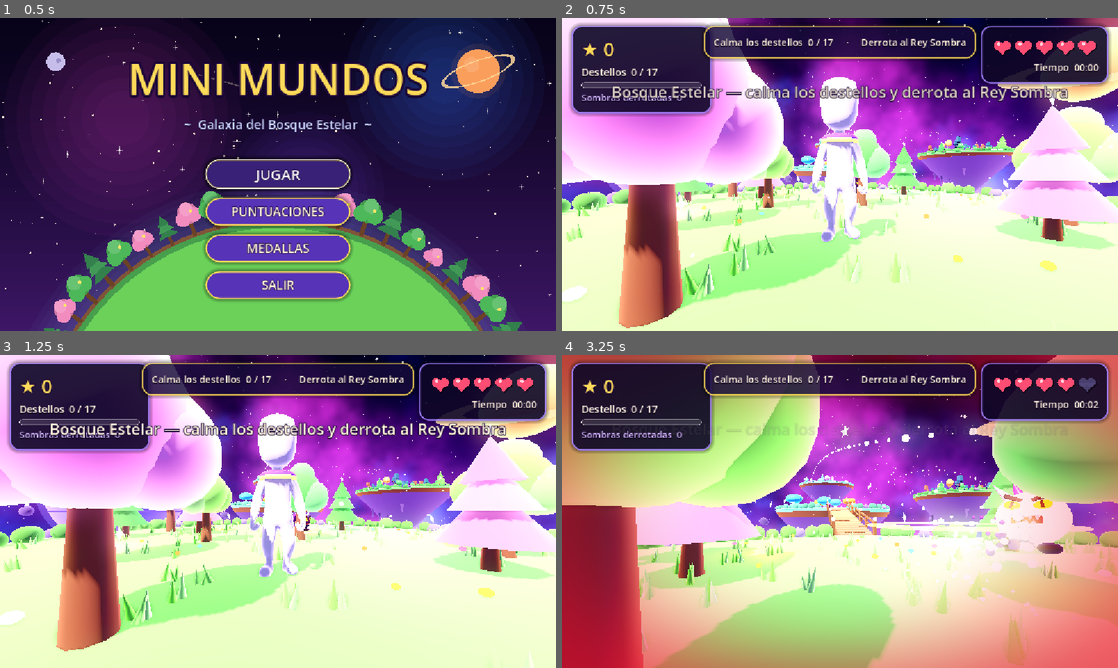
Above: before the commit, frames 1-4 (two rows, left to right).
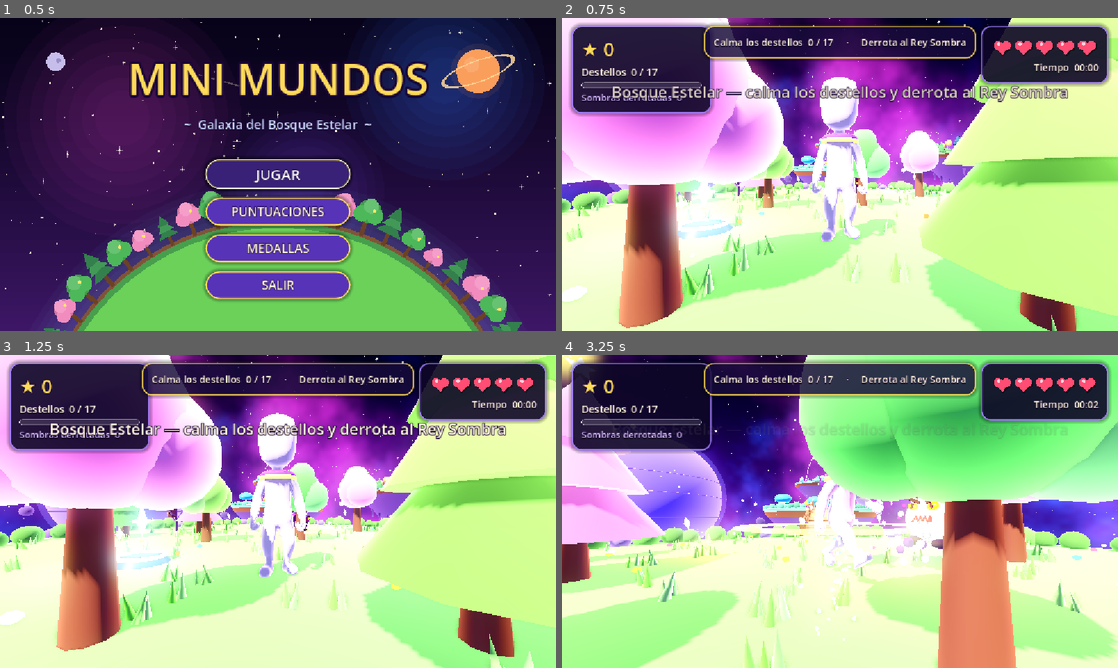
Above: after the commit, the same moments.

Repository: YudyAL/MiniMundosOficial
Game: Godot game, scene res://Escenas/MenuInicio.tscn
Same seed, same stepped clock (60 frames per second), same inputs: the game is played once before the commit and once after it.
Inputs (mouse positions are in pixels of both pictures, inside the frame that each line leads up to):
- Up to frame 1 (0.5 s): no input
- Up to frame 2 (0.75 s): click "JUGAR" at 0.5 s
- Up to frame 3 (1.25 s): no input
- Up to frame 4 (3.25 s): tap Enter at 1.25 s; move the mouse to (867, 511) at 1.27 s; hold W (move_forward) from 1.28 s (still down); tap Space (attack) at 1.35, 2.1, 3.05 s; move the mouse to (812, 511) at 2.02 s; move the mouse to (851, 505) at 2.77 s; hold Shift (run) from 2.78 s (still down)

Frame 1 is identical in both runs. In frame 2, 28% of the frame differs, in the area x 2-100%, y 0-100%; in frame 3, 28%; in frame 4, 82%, in the area x 0-100%, y 0-100%.

Commit message:
agrega Cristales Congelantes, mareo al girar y Sombras menos agresivas

Diff:
--- /dev/null
+++ b/game-start/Scripts/cristal_congelante.gd
@@ -0,0 +1,94 @@
+extends Area3D
+# Cristal Congelante: al tocarlo, congela a todas las Sombras cercanas
+# durante unos segundos. Después de un rato vuelve a aparecer.
+
+const Formas = preload("res://Scripts/formas.gd")
+const HIELO := Color(0.5, 0.88, 1.0)
+
+var radio_efecto := 20.0
+var duracion := 6.0
+var recarga := 20.0
+
+var disponible := true
+var visual: Node3D
+var t := 0.0
+
+
+func _ready() -> void:
+	var cs := CollisionShape3D.new()
+	var esfera := SphereShape3D.new()
+	esfera.radius = 1.1
+	cs.shape = esfera
+	cs.position.y = 1.0
+	add_child(cs)
+
+	# Base pequeña
+	add_child(Formas.cilindro(0.6, 0.75, 0.18, Formas.mat(Color(0.3, 0.4, 0.65), 0.0, 0.6, 0.35), Vector3(0, 0.09, 0), 24))
+	add_child(Formas.toroide(0.55, 0.68, Formas.mat(HIELO, 2.5, 0.0), Vector3(0, 0.2, 0), 32))
+
+	# Cristal tipo copo: tres cristales cruzados
+	visual = Node3D.new()
+	visual.position.y = 1.1
+	add_child(visual)
+	var mat := Formas.mat(HIELO, 2.2, 0.6, 0.15)
+	mat.cull_mode = BaseMaterial3D.CULL_DISABLED
+	visual.add_child(Formas.malla(Formas.cristal_mesh(0.18, 0.5), mat))
+	for k in 2:
+		var cr := Formas.malla(Formas.cristal_mesh(0.12, 0.38), mat)
+		cr.rotation.z = PI * 0.5
+		cr.rotation.y = k * PI * 0.5
+		visual.add_child(cr)
+	var luz := OmniLight3D.new()
+	luz.light_color = HIELO
+	luz.light_energy = 1.4
+	luz.omni_range = 4.0
+	visual.add_child(luz)
+	visual.add_child(Formas.particulas(Color(0.85, 0.95, 1.0), 12, 1.4, 0.5, 0.03, Vector3(0, -0.3, 0), 0.25, 4.0))
+
+	body_entered.connect(_al_entrar)
+
+
+func _process(delta: float) -> void:
+	t += delta
+	visual.rotate_y(delta * 1.8)
+	visual.position.y = 1.1 + sin(t * 2.2) * 0.12
+
+
+func _al_entrar(body: Node3D) -> void:
+	if not disponible or not body.is_in_group("player"):
+		return
+	disponible = false
+	var congeladas := 0
+	for e in get_tree().get_nodes_in_group("enemy"):
+		var sombra := e as Node3D
+		if sombra and sombra.has_method("congelar") and sombra.global_position.distance_to(global_position) <= radio_efecto:
+			sombra.congelar(duracion)
+			congeladas += 1
+	if congeladas > 0:
+		Game.mostrar_mensaje("¡%d Sombra%s congelada%s por %d segundos!" % [congeladas, "s" if congeladas > 1 else "", "s" if congeladas > 1 else "", int(duracion)])
+	else:
+		Game.mostrar_mensaje("Cristal Congelante: no hay Sombras cerca")
+	_onda_de_hielo()
+	Formas.estallido(get_parent(), visual.global_position, HIELO, 40)
+	visual.visible = false
+	get_tree().create_timer(recarga).timeout.connect(_reaparecer)
+
+
+func _reaparecer() -> void:
+	visual.visible = true
+	visual.scale = Vector3.ONE * 0.1
+	create_tween().tween_property(visual, "scale", Vector3.ONE, 0.5).set_trans(Tween.TRANS_BACK).set_ease(Tween.EASE_OUT)
+	disponible = true
+
+
+func _onda_de_hielo() -> void:
+	var mat := Formas.mat_transparente(Color(HIELO.r, HIELO.g, HIELO.b, 0.7), true)
+	var onda := Formas.toroide(0.9, 1.0, mat, Vector3(0, 0.4, 0), 64)
+	onda.cast_shadow = GeometryInstance3D.SHADOW_CASTING_SETTING_OFF
+	onda.scale = Vector3(0.5, 0.4, 0.5)
+	add_child(onda)
+	var tw := onda.create_tween()
+	tw.set_parallel(true)
+	tw.tween_property(onda, "scale", Vector3(radio_efecto, 0.4, radio_efecto), 0.7).set_trans(Tween.TRANS_CUBIC).set_ease(Tween.EASE_OUT)
+	tw.tween_property(mat, "albedo_color:a", 0.0, 0.7)
+	tw.chain().tween_callback(onda.queue_free)
--- a/game-start/Scripts/enemy.gd
+++ b/game-start/Scripts/enemy.gd
@@ -6,13 +6,15 @@
 
 const Formas = preload("res://Scripts/formas.gd")
 
-enum Estado { PATRULLA, ALERTA, PERSIGUE, CARGA, EMBESTIDA, ATURDIDO, MUERTO }
-
-@export var speed := 3.5
-@export var detect_range := 10.0
+enum Estado { PATRULLA, ALERTA, PERSIGUE, CARGA, EMBESTIDA, ATURDIDO, CONGELADO, MUERTO }
+
+@export var speed := 3.0
+@export var detect_range := 8.0
 @export var attack_range := 1.6
 @export var damage := 1
-@export var attack_cooldown := 1.0
+@export var attack_cooldown := 1.6
+@export var tiempo_carga := 0.75     # aviso antes de embestir (más alto = más fácil esquivar)
+@export var tiempo_aturdido := 1.8   # cuánto queda mareada tras un giro de Lumi
 @export var max_health := 3
 @export var es_jefe := false
 @export var radio_patrulla := 4.0
@@ -39,6 +41,9 @@
 var mat_ojos: StandardMaterial3D
 var puntos_vida: Node3D
 var alerta: Label3D
+var mareo: Node3D             # estrellitas girando sobre la cabeza
+var hielo: MeshInstance3D     # caparazón de hielo cuando está congelada
+var t_congelado := 0.0
 
 
 func _ready() -> void:
@@ -188,6 +193,27 @@
 	alerta.position.y = 2.2 * escala
 	alerta.visible = false
 	add_child(alerta)
+
+	# Estrellitas de mareo
+	mareo = Node3D.new()
+	mareo.position.y = 1.75 * escala
+	mareo.visible = false
+	add_child(mareo)
+	var mat_mareo := Formas.mat(Color(1.0, 0.9, 0.35), 3.0, 0.0)
+	mat_mareo.cull_mode = BaseMaterial3D.CULL_DISABLED
+	for i in 3:
+		var a := TAU * i / 3.0
+		var e := Formas.malla(Formas.estrella_mesh(5, 0.12, 0.05, 0.03), mat_mareo, Vector3(sin(a), 0, cos(a)) * 0.4 * escala)
+		e.scale = Vector3.ONE * escala
+		mareo.add_child(e)
+
+	# Caparazón de hielo
+	hielo = Formas.esfera(0.85, Formas.mat_transparente(Color(0.55, 0.85, 1.0, 0.45)), Vector3(0, 0.8, 0), 20)
+	hielo.scale = Vector3.ONE * escala
+	hielo.position.y *= escala
+	hielo.cast_shadow = GeometryInstance3D.SHADOW_CASTING_SETTING_OFF
+	hielo.visible = false
+	add_child(hielo)
 
 
 func _construir_vida() -> void:
@@ -255,7 +281,7 @@
 		Estado.CARGA:
 			# Se echa hacia atrás y brilla: aviso de que va a embestir
 			_mirar(to_player, delta, 12.0)
-			if t_estado > (0.6 if es_jefe else 0.45):
+			if t_estado > (tiempo_carga + 0.15 if es_jefe else tiempo_carga):
 				dir_embestida = to_player.normalized() if dist > 0.05 else global_transform.basis.z
 				_cambiar(Estado.EMBESTIDA)
 		Estado.EMBESTIDA:
@@ -266,8 +292,11 @@
 				enfriamiento = maxf(enfriamiento, attack_cooldown)
 				_cambiar(Estado.PERSIGUE)
 		Estado.ATURDIDO:
-			if t_estado > 0.7:
+			if t_estado > (tiempo_aturdido * 0.6 if es_jefe else tiempo_aturdido):
 				_cambiar(Estado.PERSIGUE)
+		Estado.CONGELADO:
+			if t_estado > t_congelado:
+				_descongelar()
 
 	velocity.x = deseada.x + empuje.x
 	velocity.z = deseada.z + empuje.z
@@ -284,6 +313,7 @@
 func _cambiar(nuevo: Estado) -> void:
 	estado = nuevo
 	t_estado = 0.0
+	mareo.visible = nuevo == Estado.ATURDIDO
 	match nuevo:
 		Estado.ALERTA:
 			velocity.y = 4.5   # saltito de sorpresa
@@ -334,14 +364,36 @@
 	_actualizar_vida()
 	if health <= 0:
 		_morir()
-	else:
+	elif estado != Estado.CONGELADO:
 		_cambiar(Estado.ATURDIDO)
+
+
+# La llama el Cristal Congelante: la Sombra queda quieta y no hace daño.
+func congelar(segundos: float) -> void:
+	if estado == Estado.MUERTO:
+		return
+	t_congelado = segundos
+	_cambiar(Estado.CONGELADO)
+	hielo.visible = true
+	hielo.scale = Vector3.ONE * escala * 0.3
+	var tw := create_tween()
+	tw.tween_property(hielo, "scale", Vector3.ONE * escala, 0.25).set_trans(Tween.TRANS_BACK).set_ease(Tween.EASE_OUT)
+	mat_cuerpo.emission = Color(0.4, 0.75, 1.0)
+	mat_cuerpo.emission_energy_multiplier = 0.8
+
+
+func _descongelar() -> void:
+	hielo.visible = false
+	mat_cuerpo.emission = Color(1, 1, 1)
+	mat_cuerpo.emission_energy_multiplier = 0.0
+	Formas.estallido(get_parent(), global_position + Vector3(0, 0.9 * escala, 0), Color(0.6, 0.9, 1.0), 20)
+	_cambiar(Estado.ATURDIDO)
 
 
 func _golpe_visual() -> void:
 	mat_cuerpo.emission_energy_multiplier = 2.5
 	var tw := create_tween()
-	tw.tween_property(mat_cuerpo, "emission_energy_multiplier", 0.0, 0.3)
+	tw.tween_property(mat_cuerpo, "emission_energy_multiplier", 0.8 if estado == Estado.CONGELADO else 0.0, 0.3)
 	pivote.scale = Vector3(1.35, 0.7, 1.35)
 	Formas.estallido(get_parent(), global_position + Vector3(0, 0.9 * escala, 0), Color(1.0, 0.9, 0.6), 14)
 
@@ -353,6 +405,8 @@
 	if cs:
 		cs.set_deferred("disabled", true)
 	puntos_vida.visible = false
+	mareo.visible = false
+	hielo.visible = false
 	Game.register_enemy(es_jefe)
 	Formas.estallido(get_parent(), global_position + Vector3(0, 0.8 * escala, 0), Color(0.65, 0.25, 1.0), 120 if es_jefe else 50, 0.1 * escala)
 	var tw := create_tween()
@@ -366,6 +420,12 @@
 
 func _process(delta: float) -> void:
 	if modelo == null or estado == Estado.MUERTO:
+		return
+	if mareo.visible:
+		mareo.rotate_y(delta * 5.0)
+	if estado == Estado.CONGELADO:
+		mat_ojos.emission_energy_multiplier = 0.5
+		_mirar_pips()
 		return
 	var vel_h := Vector2(velocity.x, velocity.z).length()
 	var ritmo := clampf(vel_h / maxf(speed, 0.1), 0.0, 1.5)
@@ -402,6 +462,10 @@
 		pies[i].position.z = 0.08 + sin(fase) * 0.14 * paso
 		pies[i].position.y = 0.12 + maxf(cos(fase), 0.0) * 0.08 * paso
 
+	_mirar_pips()
+
+
+func _mirar_pips() -> void:
 	if puntos_vida.visible:
 		var cam := get_viewport().get_camera_3d()
 		if cam and not cam.global_position.is_equal_approx(puntos_vida.global_position):
--- a/game-start/Scripts/nivel.gd
+++ b/game-start/Scripts/nivel.gd
@@ -12,6 +12,7 @@
 const IslaFlotante = preload("res://Scripts/isla_flotante.gd")
 const Lanzador = preload("res://Scripts/lanzador_estelar.gd")
 const GranEstrella = preload("res://Scripts/gran_estrella.gd")
+const CristalCongelante = preload("res://Scripts/cristal_congelante.gd")
 const Muro = preload("res://Scripts/muro.gd")
 const ESCENA_DESTELLO := preload("res://Escenas/Destello.tscn")
 const ESCENA_ENEMIGO := preload("res://Escenas/Enemigo.tscn")
@@ -52,11 +53,12 @@
 	claro.spawn_local = Vector3(0, 0.3, 7)
 	var d_claro := [Vector3(-7, 0, 3), Vector3(8, 0, 2), Vector3(-5, 0, -6), Vector3(5, 0, -8)]
 	var e_claro := [Vector3(1, 0, -4)]
-	var libres_claro := d_claro + e_claro + [Vector3(0, 0, 7), Vector3(0, 0, 4), Vector3(0, 0, -11), Vector3(0, 0, -8), Vector3(3, 0, 5)]
+	var libres_claro := d_claro + e_claro + [Vector3(0, 0, 7), Vector3(0, 0, 4), Vector3(0, 0, -11), Vector3(0, 0, -8), Vector3(3, 0, 5), Vector3(-4, 0, 6)]
 	claro.poblar(10, ["redondo", "redondo", "pino", "glb"], libres_claro, 0.9, 1.3)
 	claro.agregar_luciernagas(50)
 	_destellos(claro, d_claro, [1, 3])
 	_enemigos(claro, e_claro)
+	_cristal(claro, Vector3(-4, 0, 6))
 	isla_actual = claro
 
 	# ---------- 2. Bosque de Hongos ----------
@@ -66,12 +68,13 @@
 	var d_hongos := [Vector3(-6, 0, 3), Vector3(7, 0, 3), Vector3(-5, 0, -6), Vector3(0, 0, -8)]
 	var e_hongos := [Vector3(-3, 0, -1), Vector3(4, 0, -2)]
 	var lanz_hongos := Vector3(5, 0, -6)
-	var libres_hongos := d_hongos + e_hongos + [lanz_hongos, Vector3(0, 0, 10), Vector3(0, 0, 7), Vector3(0, 0, 4)]
+	var libres_hongos := d_hongos + e_hongos + [lanz_hongos, Vector3(0, 0, 10), Vector3(0, 0, 7), Vector3(0, 0, 4), Vector3(3, 0, 7)]
 	hongos.poblar(5, ["hongo_gigante"], libres_hongos, 1.0, 1.4, 3.5)
 	hongos.poblar(16, ["hongo"], libres_hongos, 0.8, 1.5, 1.4)
 	hongos.poblar(2, ["redondo", "cristal"], libres_hongos, 0.9, 1.1)
 	_destellos(hongos, d_hongos, [0, 2])
 	_enemigos(hongos, e_hongos)
+	_cristal(hongos, Vector3(3, 0, 7))
 
 	# ---------- 3. Arboleda Oculta ----------
 	var arboleda := _isla("Arboleda Oculta", Vector3(46, 9, -64), 16.0, [], 33,
@@ -81,7 +84,7 @@
 			Vector3(-7, 0, -8), Vector3(2, 0, -7), Vector3(-2, 0, -13)]            # escondidos detrás
 	var e_arboleda := [Vector3(-4, 0, 9), Vector3(4, 0, -11)]
 	var lanz_arboleda := Vector3(9, 0, -10)
-	var libres_arboleda := d_arboleda + e_arboleda + [lanz_arboleda, Vector3(0, 0, 12), Vector3(0, 0, 9)]
+	var libres_arboleda := d_arboleda + e_arboleda + [lanz_arboleda, Vector3(0, 0, 12), Vector3(0, 0, 9), Vector3(-3, 0, 11), Vector3(7, 0, -6)]
 	for x in range(-13, 14, 2):   # franja del muro de árboles y sus pasos laterales
 		libres_arboleda.append(Vector3(x, 0, -2))
 	arboleda.poblar(16, ["redondo", "pino", "pino", "glb", "cristal"], libres_arboleda, 0.9, 1.4)
@@ -102,6 +105,8 @@
 	add_child(muro)
 	_destellos(arboleda, d_arboleda, [0, 4])
 	_enemigos(arboleda, e_arboleda)
+	_cristal(arboleda, Vector3(-3, 0, 11))
+	_cristal(arboleda, Vector3(7, 0, -6))
 
 	# ---------- 4. Cima Estelar ----------
 	var cima := _isla("Cima Estelar", Vector3(0, 18, -104), 14.0, [], 44,
@@ -114,12 +119,13 @@
 	var pos_jefe := Vector3(2, 0, -6)
 	var lanz_cima := Vector3(-8, 0, 8)
 	var libres_cima := d_cima + e_cima + [pos_estrella, pos_jefe, lanz_cima, Vector3(4, 0, 9),
-			Vector3(0, 0, 3), Vector3(3, 0, -3), Vector3(-3, 0, -3), Vector3(0, 0, -5)]
+			Vector3(0, 0, 3), Vector3(3, 0, -3), Vector3(-3, 0, -3), Vector3(0, 0, -5), Vector3(-2, 0, 9)]
 	cima.agregar_cristales_grandes(5, libres_cima)
 	cima.poblar(6, ["cristal", "cristal", "pino"], libres_cima, 0.9, 1.3)
 	_destellos(cima, d_cima, [1])
 	_enemigos(cima, e_cima)
 	_enemigo(cima.position + pos_jefe, true)
+	_cristal(cima, Vector3(-2, 0, 9))
 	var estrella := GranEstrella.new()
 	estrella.position = cima.position + pos_estrella
 	add_child(estrella)
@@ -169,13 +175,19 @@
 	if jefe:
 		e.set("es_jefe", true)
 		e.set("max_health", 8)
-		e.set("speed", 4.2)
+		e.set("speed", 3.6)
 		e.set("detect_range", 13.0)
 		e.set("attack_range", 2.6)
 		e.set("radio_patrulla", 3.0)
 		e.set("correa", 12.0)
 	e.position = pos + Vector3(0, 0.2, 0)
 	add_child(e)
+
+
+func _cristal(isla: IslaFlotante, local: Vector3) -> void:
+	var c := CristalCongelante.new()
+	c.position = isla.position + local
+	add_child(c)
 
 
 func _lanzador(pos: Vector3, destino: Vector3, altura: float, color: Color) -> void:
